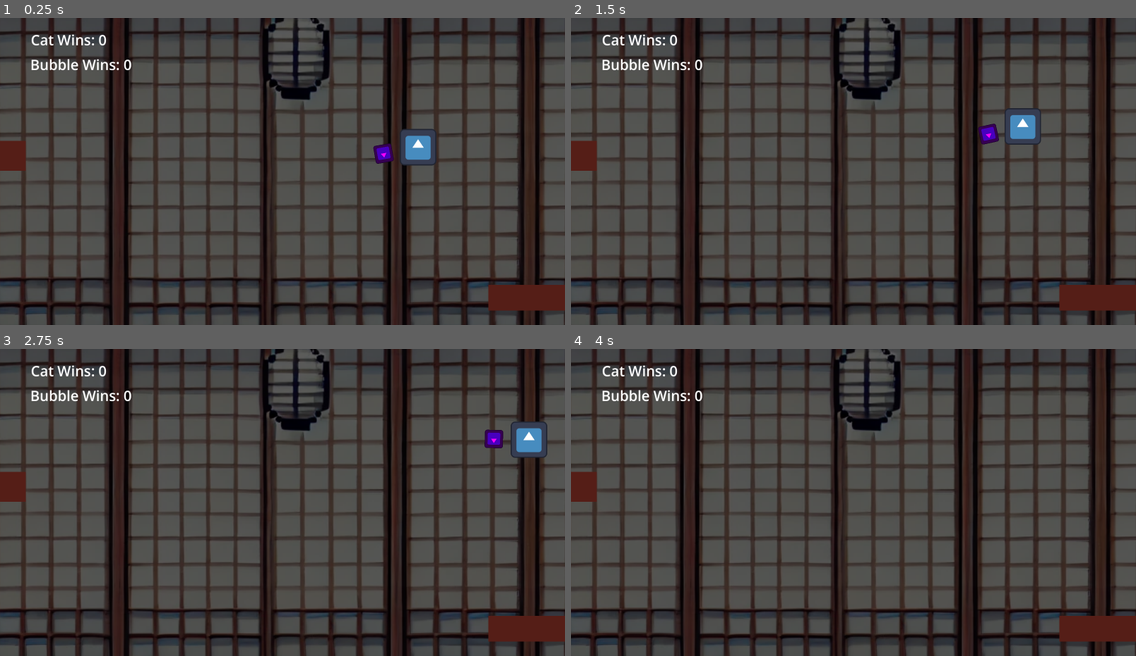
Above: before the commit, frames 1-4 (two rows, left to right).
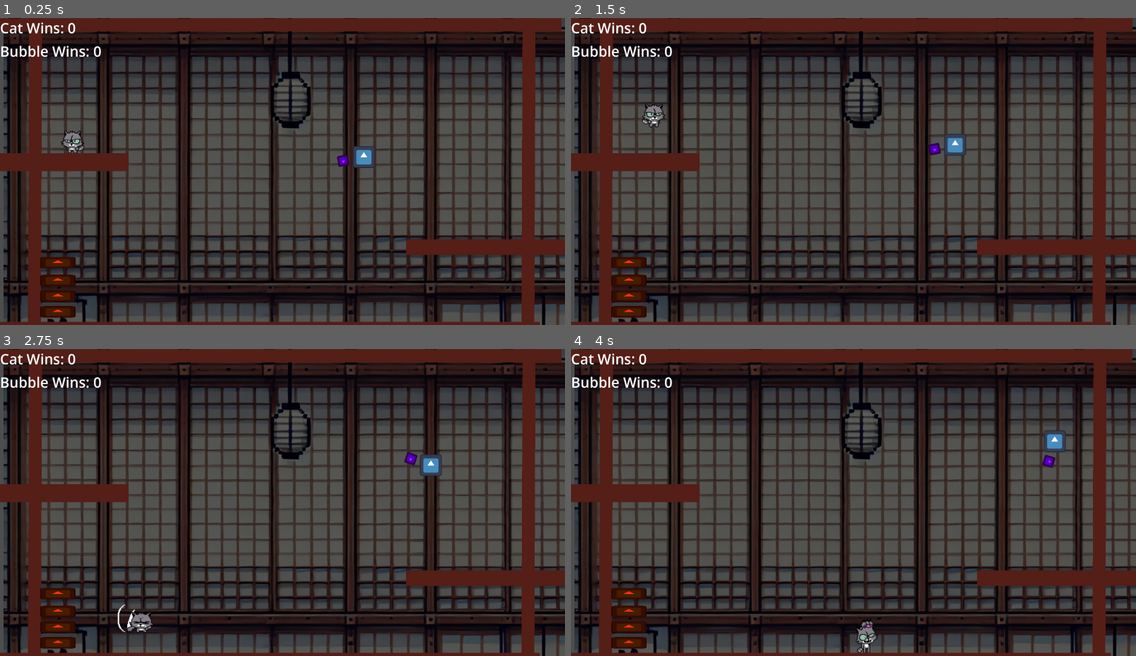
Above: after the commit, the same moments.

Repository: firesmoker/bubble07
Game: Godot game, scene res://scenes/game.tscn
The game is run twice, just before and just after one commit, with the same random seed, the same clock (stepped at 60 frames per second) and the same inputs. The engine's default icon, where the game draws it, is replaced by a stand-in: a white triangle on a blue panel in a dark square.
Inputs (mouse positions are in pixels of both pictures, inside the frame that each line leads up to):
- Up to frame 1 (0.25 s): no input
- Up to frame 2 (1.5 s): move the mouse to (977, 156) at 0.52 s; hold D (right) from 0.53 s (still down); tap Space (attack) at 0.6 s; tap W (jump) at 0.77 s; move the mouse to (740, 186) at 1.27 s; click (740, 186) at 1.35 s
- Up to frame 3 (2.75 s): tap W (jump) at 1.52 s; move the mouse to (339, 434) at 2.02 s; release D (right) at 2.03 s; hold A (left) from 2.03 s (still down); tap Space (attack) at 2.1 s
- Up to frame 4 (4 s): move the mouse to (825, 563) at 2.77 s; release A (left) at 2.78 s; hold D (right) from 2.78 s (still down); click (825, 563) at 2.85 s; tap W (jump) at 3.02, 3.77 s; move the mouse to (1023, 548) at 3.52 s; tap Space (attack) at 3.6 s

The runs differ from the first frame. In frame 1, 61% of the frame differs, in the area x 0-100%, y 0-100%; in frame 2, 61%; in frame 3, 61%; in frame 4, 61%.

Commit message:
fix ui and stretch mode

Diff:
--- a/project.godot
+++ b/project.godot
@@ -21,6 +21,7 @@
 window/size/viewport_height=1080
 window/size/mode=3
 window/size/resizable=false
+window/stretch/mode="viewport"
 
 [input]
 
--- a/scenes/game.tscn
+++ b/scenes/game.tscn
@@ -13,34 +13,38 @@
 script = ExtResource("1_2p5m5")
 
 [node name="UI" type="CanvasLayer" parent="."]
-follow_viewport_enabled = true
 
 [node name="CatWins" type="Label" parent="UI"]
 z_index = 50
-offset_left = -882.0
-offset_top = -498.0
-offset_right = -645.0
-offset_bottom = -429.0
+offset_right = 266.0
+offset_bottom = 69.0
 theme_override_font_sizes/font_size = 50
 text = "Cat Wins: 0"
 
 [node name="BubbleWins" type="Label" parent="UI"]
 z_index = 50
-offset_left = -884.0
-offset_top = -411.0
-offset_right = -557.0
-offset_bottom = -342.0
+offset_top = 82.0
+offset_right = 355.0
+offset_bottom = 151.0
 theme_override_font_sizes/font_size = 50
 text = "Bubble Wins: 0"
 
 [node name="GameOver" type="Label" parent="UI"]
 z_index = 50
-offset_left = -519.0
-offset_top = -170.0
-offset_right = 628.0
-offset_bottom = 103.0
+anchors_preset = 8
+anchor_left = 0.5
+anchor_top = 0.5
+anchor_right = 0.5
+anchor_bottom = 0.5
+offset_left = -573.5
+offset_top = -136.5
+offset_right = 573.5
+offset_bottom = 136.5
+grow_horizontal = 2
+grow_vertical = 2
 theme_override_font_sizes/font_size = 200
 text = "GAME OVER"
+metadata/_edit_lock_ = true
 
 [node name="Sprite2D" type="Sprite2D" parent="."]
 modulate = Color(0.366595, 0.366595, 0.366595, 1)
@@ -91,6 +95,7 @@
 scale = Vector2(3.47529, 0.684542)
 
 [node name="Camera2D" type="Camera2D" parent="."]
+zoom = Vector2(0.6, 0.6)
 
 [node name="BubblePlayer" parent="." instance=ExtResource("4_2kjsh")]
 position = Vector2(475.168, -73.7118)
--- a/scripts/bubble_player.gd
+++ b/scripts/bubble_player.gd
@@ -49,6 +49,7 @@
 	if not dying:
 		game.update_wins("cat")
 		dying = true
+		print("ouch")
 		#queue_free()
 		respawn()
 
